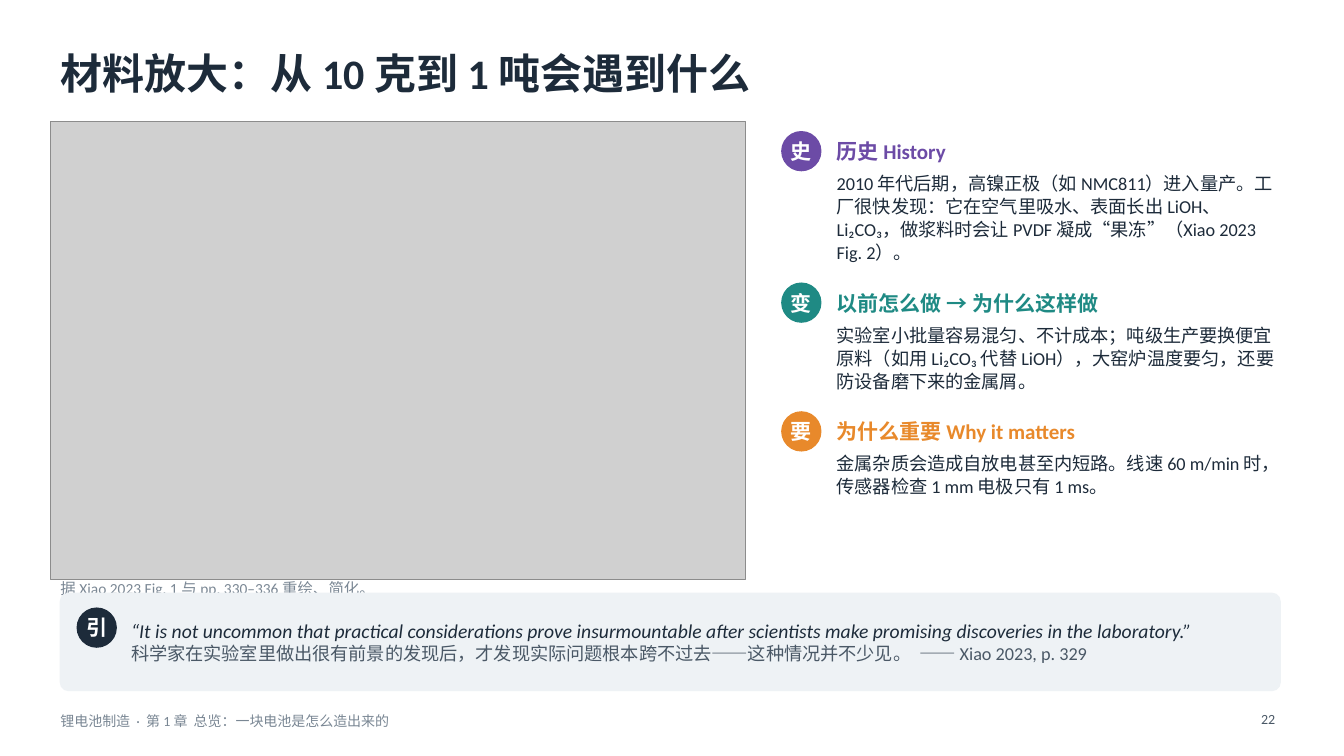
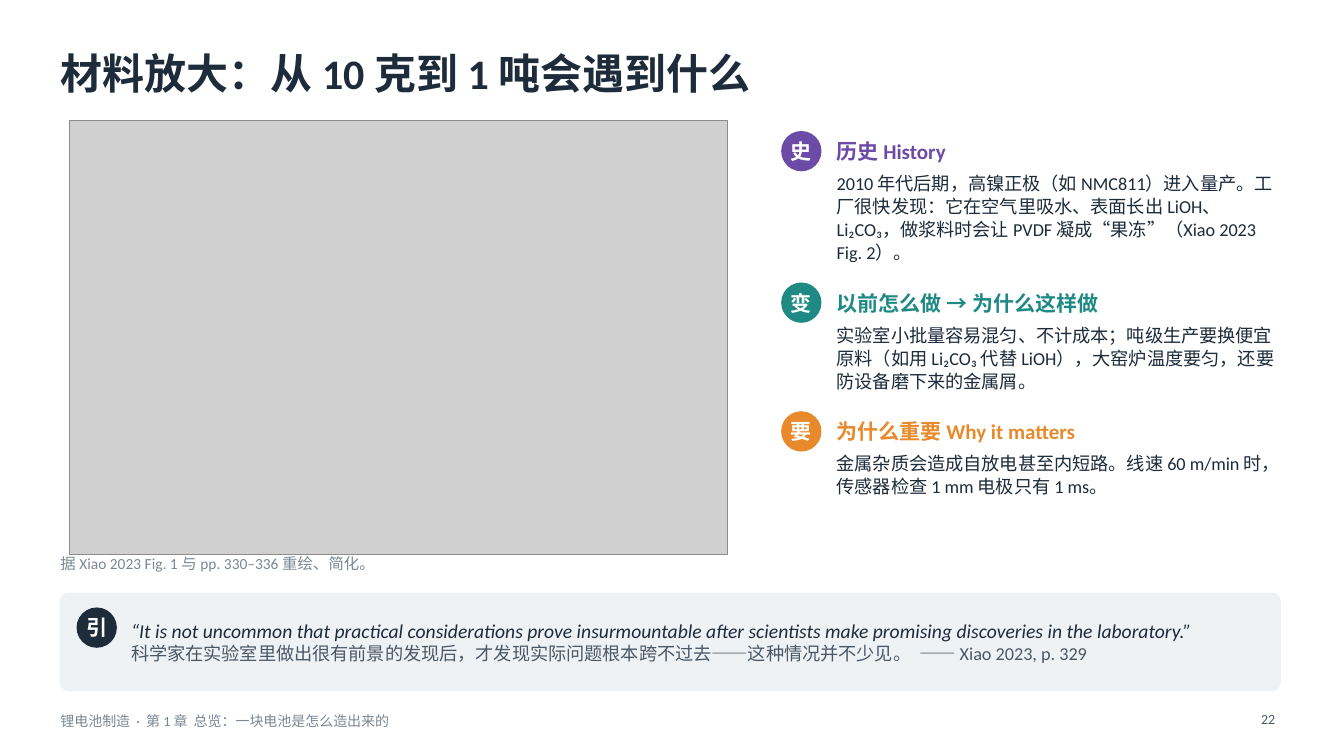
Before and after one commit to zhaoyuw44-lang/Trash, a slide deck: slide 22 of slides/decks/batmfg/batmfg_ch1.pptx. Drawn at 1344x756 pixels with LibreOffice and Linux fonts; fonts in the diff are those of the drawing; grey boxes stand for pictures. Boxes give left, top, right and bottom in pixels: in the first picture for what was removed or moved away, otherwise in the second. Text is boxed around its words. In the diff, an @@ line names an element or a change of style, - is before the commit and + after.

```diff
--- a/slides/decks/batmfg/batmfg_ch1.pptx
+++ b/slides/decks/batmfg/batmfg_ch1.pptx
@@ picture: place and size @@
-picture at box(50, 121, 746, 579)
+picture at box(70, 121, 728, 555)
@@ text "据 Xiao 2023 Fig. 1 ...": place and size @@
-text "据 Xiao 2023 Fig. 1 ..." at box(60, 579, 375, 595)
+text "据 Xiao 2023 Fig. 1 ..." at box(60, 554, 375, 572)
```
Also in this commit, not shown: 10 other slides changed, 7 other files.
